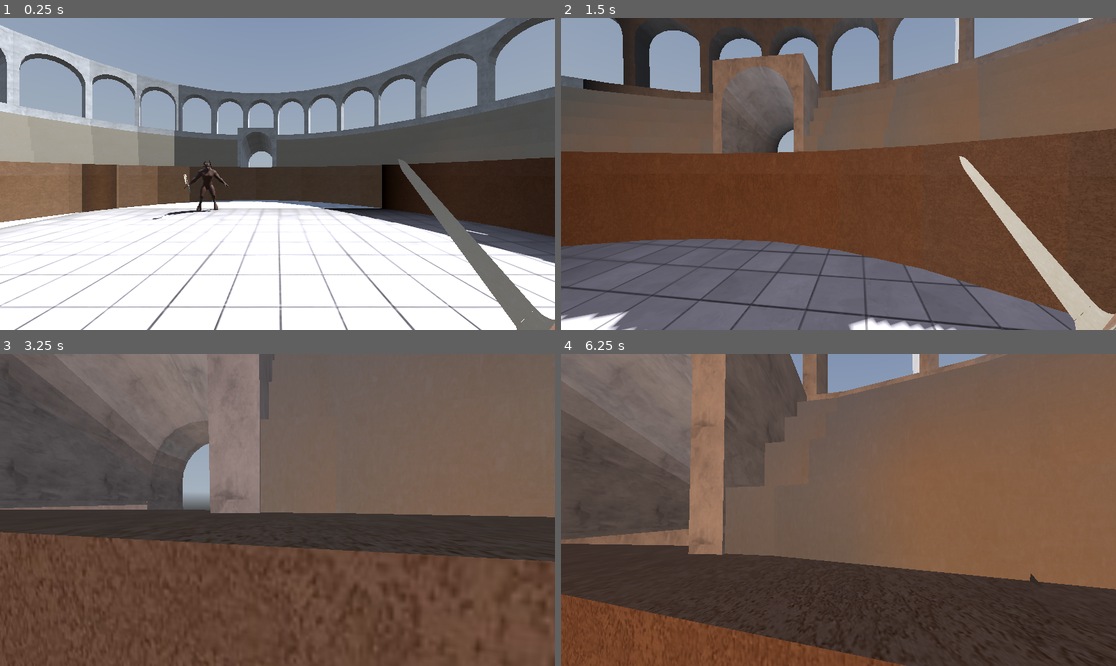
Above: before the commit, frames 1-4 (two rows, left to right).
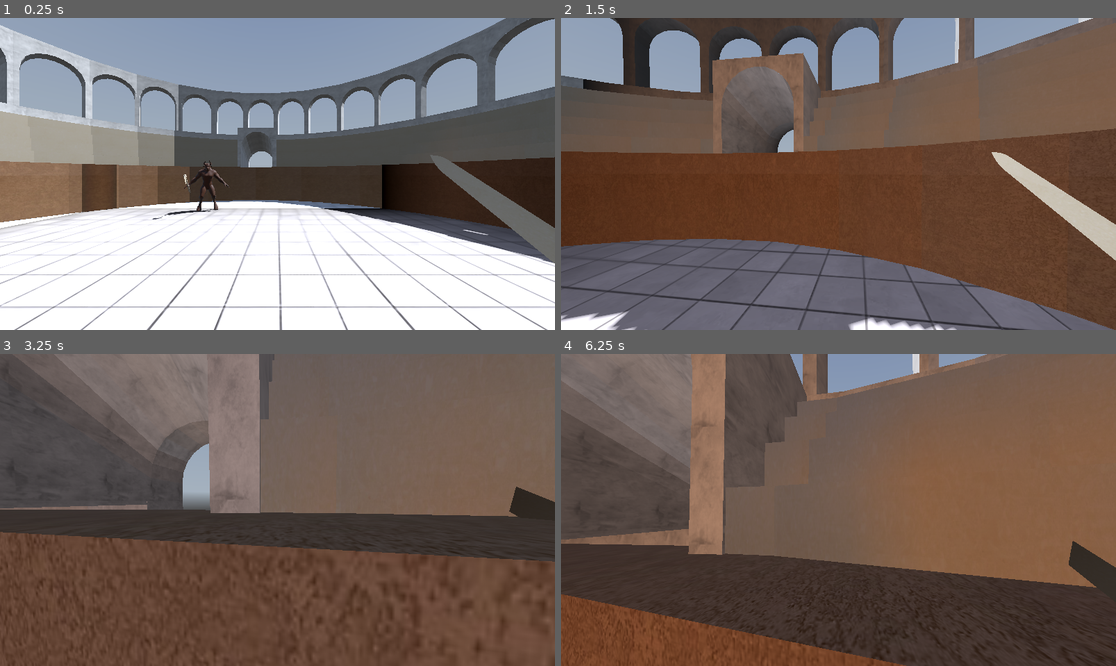
Above: after the commit, the same moments.

Repository: martinsi26/3DGameDesign
Game: Godot game, scene res://Scenes/Sandbox.tscn
Two runs of this game, one before a commit and one after it. Both use one fixed random seed, a clock stepped at 60 frames per second and the inputs below. A sky picture missing from this copy of the repository is replaced by a grey-blue gradient.
Inputs (mouse positions are in pixels of both pictures, inside the frame that each line leads up to):
- Up to frame 1 (0.25 s): no input
- Up to frame 2 (1.5 s): move the mouse to (866, 174) at 0.52 s; hold Right mouse button (block) 0.53-1.28 s; hold W (move_forward) from 0.53 s (still down); tap Space (jump) at 0.77 s; tap Q (lock) at 0.8, 1.35 s; move the mouse to (810, 174) at 1.27 s
- Up to frame 3 (3.25 s): keep holding W (move_forward); tap Space (jump) at 1.52, 3.02 s; right-click (249, 510) at 1.55 s; move the mouse to (288, 503) at 2.02 s; hold Right mouse button (block) 2.03-2.78 s; tap Q (lock) at 2.3 s; move the mouse to (271, 516) at 2.77 s; tap Ctrl (crouch) at 2.85 s; right-click (271, 516) at 3.05 s
- Up to frame 4 (6.25 s): move the mouse to (877, 513) at 3.52 s; tap Q (lock) at 3.6, 5.3 s; tap Space (jump) at 3.77, 4.52, 6.02 s; move the mouse to (794, 506) at 4.27 s; click (794, 506) at 4.35 s; right-click (794, 506) at 4.55 s; move the mouse to (844, 510) at 5.02 s; hold Shift (sprint) 5.03-5.78 s; move the mouse to (816, 503) at 5.77 s; release W (move_forward) at 5.78 s; hold D (move_right) from 5.78 s (still down); right-click (816, 503) at 5.85 s

The runs differ from the first frame. In frame 1, 4.0% of the frame differs, in the area x 71-100%, y 43-100%; in frame 2, 4.2%, in the area x 71-100%, y 42-100%; in frame 3, 0.6%; in frame 4, 0.8%.

Commit message:
Blocking rotation works

Diff:
--- a/3dgamedesign/Scenes/Player/player.gd
+++ b/3dgamedesign/Scenes/Player/player.gd
@@ -15,18 +15,26 @@
 var sword_rotation: Vector2
 
 var target = null
-var lock_camera = false
-var sword_position
+var lock_camera: bool = false
+var blocking: bool = false
+var sword_position: Vector2
 
 var gravity = 12.0
+
+var bottom_right: Vector2 = DisplayServer.window_get_size()
+
 
 # This function handles user input and input events such as mouse movement
 func _unhandled_input(event: InputEvent) -> void:
 	if event is InputEventMouseMotion:
 		# after checking the mouse motino event we capture the mouse and update the camer to look
 		var mouse_event = event.relative * MOUSE_SENSITIVITY
-		if lock_camera:
+		if !blocking && lock_camera:
 			update_sword(mouse_event)
+		elif blocking && lock_camera:
+			#print(bottom_right, " ", event.position)
+			print(event.position.angle_to_point(bottom_right))
+			update_sword_blocking(event.relative)
 		else:
 			camera_look(mouse_event)
 
@@ -116,26 +124,14 @@
 
 	sword_position = $CameraController/Camera.unproject_position($Sword/PlaceholderMesh/SwordTip.global_position)
 
-	# get the current space (3D world)
-	#var space_state = get_world_3d().direct_space_state
-	#
-	## find the mouse position
-	#var mouse_position = get_viewport().get_mouse_position()
-	#
-	#var ray_length = 2000
-	## cast a ray out of the camera to the mouse
-	#var ray_origin = $CameraController/Camera.project_ray_origin(mouse_position)
-	#var ray_end = ray_origin + $CameraController/Camera.project_ray_normal(mouse_position) * ray_length
-	#
-	## create the ray from the ray origin and ray end
-	#var query = PhysicsRayQueryParameters3D.create(ray_origin, ray_end)
-	## find the intersection of the 3 dimensional world of the ray and mouse
-	#var intersection = space_state.intersect_ray(query)
-	#
-	#if not intersection.is_empty():
-		#var pos = intersection.position
-		## make the sword look at the intersection point
-		#SWORD.look_at(Vector3(pos.x, pos.y, pos.z), Vector3(0, 1, 0))
+func update_sword_blocking(movement):
+	#sword_position = $CameraController/Camera.unproject_position($Sword/PlaceholderMesh/SwordTip.global_position)
+	#var new_angle = (sword_position + movement).angle_to_point(bottom_right)
+	#SWORD.rotation.x = remap(-new_angle, 0, PI / 2, -0.4, 1.2)
+
+	SWORD.rotation.x += movement.x * MOUSE_SENSITIVITY
+	SWORD.rotation.x = clampf(SWORD.rotation.x, -0.4, 1.2)
+
 
 # update the gravity so the player falls
 func update_gravity(delta) -> void:
--- a/3dgamedesign/Scenes/Player/player.tscn
+++ b/3dgamedesign/Scenes/Player/player.tscn
@@ -368,7 +368,7 @@
 mesh = ExtResource("2_1d5fi")
 
 [node name="Sword" type="Node3D" parent="."]
-transform = Transform3D(1, 0, 0, 0, 1, 0, 0, 0, 1, 0.349659, 0.907631, -0.475902)
+transform = Transform3D(1, 0, 0, 0, 1, 0, 0, 0, 1, 0.35, 0.908, -0.048)
 
 [node name="PlaceholderMesh" type="MeshInstance3D" parent="Sword"]
 transform = Transform3D(0.014222, -0.187939, 0.0669093, -0.19563, -8.55124e-09, 0.0415823, -0.0390746, -0.0684041, -0.183832, 0.939412, -0.0775723, -1.3779)
--- a/3dgamedesign/Scripts/PlayerStateScripts/ActionStates/BlockingPlayerState.gd
+++ b/3dgamedesign/Scripts/PlayerStateScripts/ActionStates/BlockingPlayerState.gd
@@ -1,15 +1,16 @@
 class_name BlockingPlayerState extends PlayerActionState
 
-@export var MOUSE_SENSITIVITY = 0.002
-var move_sword = false
-var target
-
 func enter(_previous_state) -> void:
-	pass
+	#PLAYER.release_mouse()
+	PLAYER.SWORD.position = Vector3(1.455, 0.743, -1.371)
+	PLAYER.SWORD.rotation = Vector3(-0.41, 1.87, 0.44)
+	PLAYER.blocking = true
 
 func update(delta):
 	if Input.is_action_just_released("block"):
 		transition.emit("LockingPlayerState", true)
 
 func exit() -> void:
-	pass
+	#PLAYER.capture_mouse()
+	PLAYER.default_sword()
+	PLAYER.blocking = false
